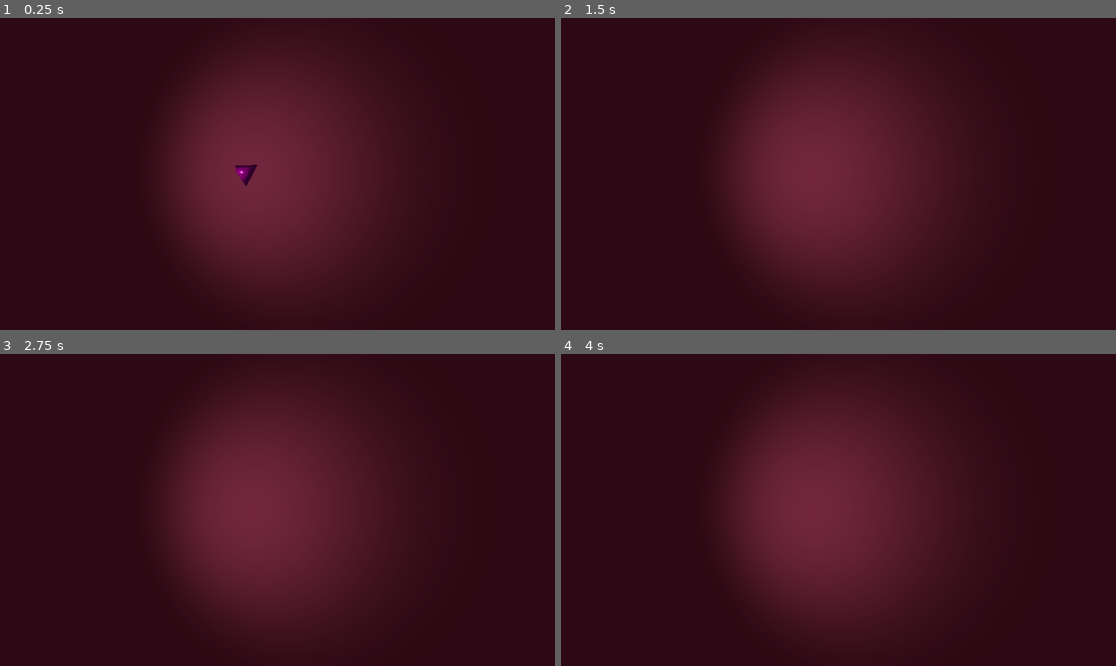
Above: before the commit, frames 1-4 (two rows, left to right).
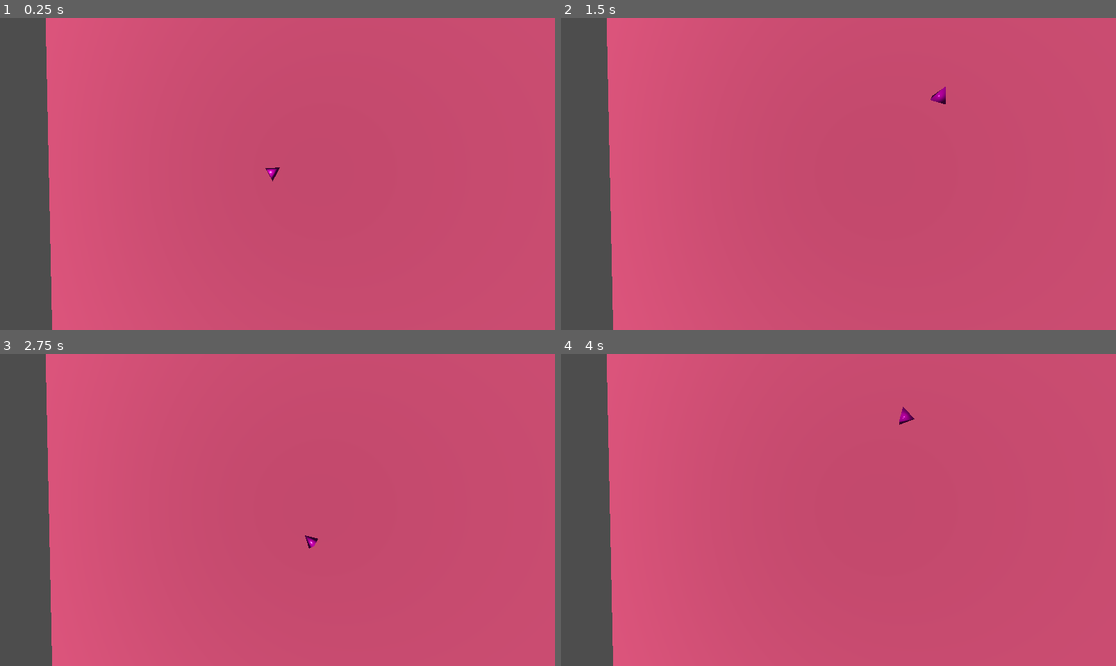
Above: after the commit, the same moments.

Repository: SadBonana/INTD450-Dice_Game
Game: Godot game, scene res://world.tscn
The game is run twice, just before and just after one commit, with the same random seed, the same clock (stepped at 60 frames per second) and the same inputs. This scene is started directly instead of the project's main scene.
Inputs:
- Up to frame 1 (0.25 s): no input
- Up to frame 2 (1.5 s): tap Enter (ui_accept) at 0.5, 1.35 s; hold Enter (ui_accept) 0.53-1.28 s
- Up to frame 3 (2.75 s): tap Enter (ui_accept) at 1.52, 1.82 s; hold Enter (ui_accept) from 2.03 s (still down)
- Up to frame 4 (4 s): release Enter (ui_accept) at 2.78 s; tap Enter (ui_accept) at 2.85, 3.02, 3.32 s; hold Enter (ui_accept) from 3.53 s (still down)

The runs differ from the first frame. In frame 1, 100% of the frame differs, in the area x 0-100%, y 0-100%; in frame 2, 100%; in frame 3, 100%; in frame 4, 100%.

Commit message:
Added alternate D4 for potentially easier implementation.

Diff:
--- a/D4_rolling.gd
+++ b/D4_rolling.gd
@@ -14,7 +14,7 @@
 
 
 func _input(event):
-	if event.is_action_pressed("ui_accept") && !is_rolling:
+	if event.is_action_pressed("ui_accept"): #&& !is_rolling:
 		_roll()
 
 
--- a/d4_roll.tscn
+++ b/d4_roll.tscn
@@ -13,7 +13,7 @@
 script = ExtResource("1_utafo")
 
 [node name="CollisionShape3D" type="CollisionShape3D" parent="."]
-transform = Transform3D(1, 0, 0, 0, 1, 0, 0, 0, 1, -0.0656205, 0.394401, 0.502923)
+transform = Transform3D(1, 0, 0, 0, 1, 0, 0, 0, 1, 0.00305448, 0.394401, -0.00277764)
 shape = SubResource("ConvexPolygonShape3D_bm8aw")
 
 [node name="d4" parent="." instance=ExtResource("2_ncygw")]
--- a/world.tscn
+++ b/world.tscn
@@ -49,7 +49,7 @@
 physics_material_override = SubResource("PhysicsMaterial_hoaua")
 
 [node name="MeshInstance3D" type="MeshInstance3D" parent="Table"]
-transform = Transform3D(1, 0, 0, 0, 1, 0, 0, 0, 1, 0.168204, 0.000452161, -0.044122)
+transform = Transform3D(1, 0, 0, 0, 1, 0, 0, 0, 1, 0.168204, -10.9592, -0.044122)
 mesh = SubResource("PlaneMesh_vjdki")
 surface_material_override/0 = SubResource("StandardMaterial3D_enpap")
 
@@ -86,7 +86,7 @@
 shape = SubResource("BoxShape3D_fbxqy")
 
 [node name="Camera3D" type="Camera3D" parent="."]
-transform = Transform3D(0.964257, -0.0034267, 0.264945, -0.264967, -0.0124703, 0.964177, 5.7138e-11, -0.999916, -0.0129325, 5.70849, 12.1761, 0)
+transform = Transform3D(0.964257, -0.0034267, 0.264945, -0.264967, -0.0124703, 0.964177, 5.7138e-11, -0.999916, -0.0129325, 5.70849, 19.5438, 0)
 fov = 96.1567
 
 [node name="WorldEnvironment" type="WorldEnvironment" parent="."]
@@ -97,6 +97,9 @@
 light_energy = 11.455
 spot_range = 26.6544
 
+[node name="DirectionalLight3D" type="DirectionalLight3D" parent="SpotLight3D"]
+transform = Transform3D(1, 0, 0, 0, 1, 9.31323e-10, 0, 0, 1, 0, -0.474562, 46.9598)
+
 [node name="CanvasLayer" type="CanvasLayer" parent="."]
 
 [node name="D4" parent="." instance=ExtResource("1_7u334")]
Not shown, changed: models/dice.blend
Not shown, changed: models/dice.blend1
